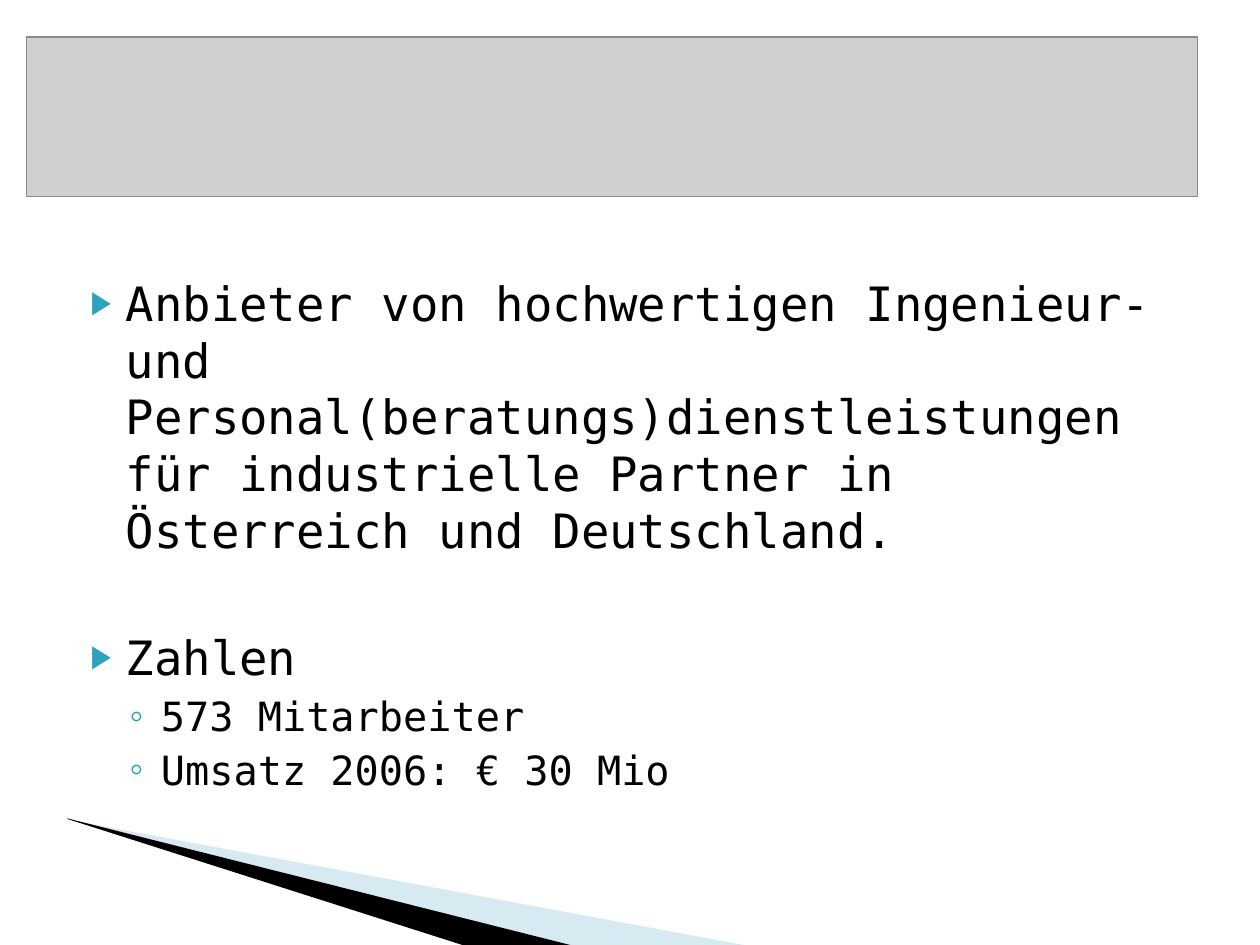
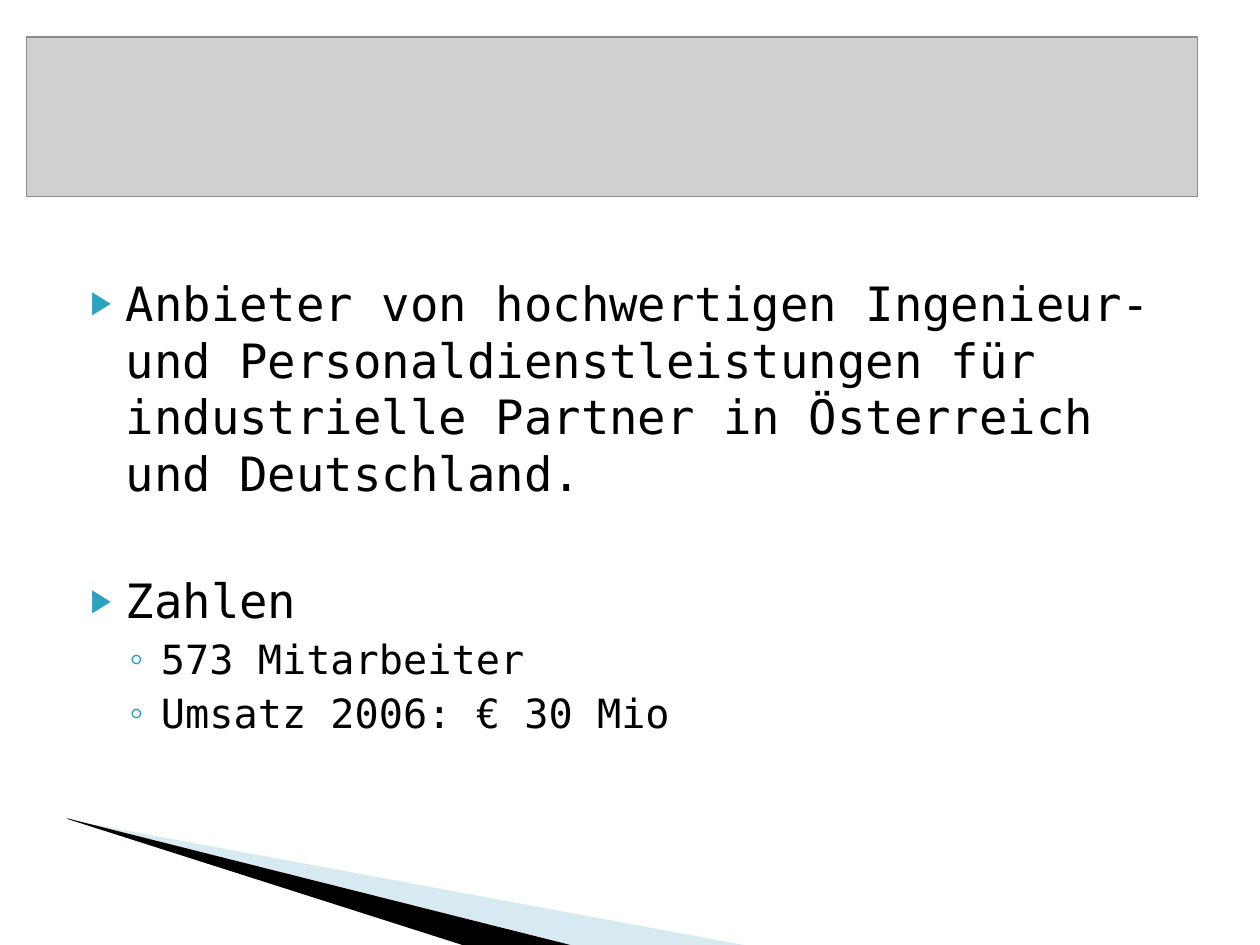
Before and after one commit to BackupTheBerlios/vacecontrolling-svn, a slide deck: slide 4 of docs/Präsentation.ppt. Drawn at 1260x945 pixels with LibreOffice and Linux fonts; fonts in the diff are those of the drawing; grey boxes stand for pictures; background and template pictures are left out. Boxes give left, top, right and bottom in pixels: in the first picture for what was removed or moved away, otherwise in the second. Text is boxed around its words. In the diff, an @@ line names an element or a change of style, - is before the commit and + after.

```diff
--- a/docs/Präsentation.ppt
+++ b/docs/Präsentation.ppt
@@ text at [126,285,1151,492]: text changed @@
-▶ Anbieter von hochwertigen Ingenieur- und Personal(beratungs)dienstleistungen für industrielle Partner in Österreich und Deutschland.
+▶ Anbieter von hochwertigen Ingenieur- und Personaldienstleistungen für industrielle Partner in Österreich und Deutschland.
```
Also in this commit, not shown: 2 other slides changed, 3 slides added, 2 slides removed.
